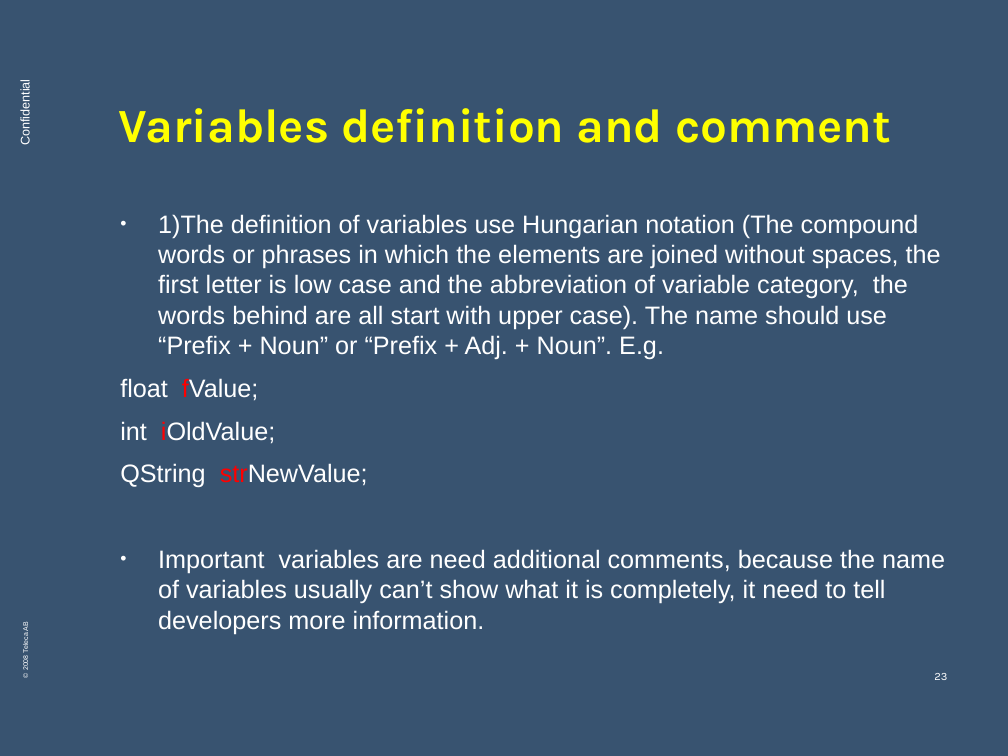
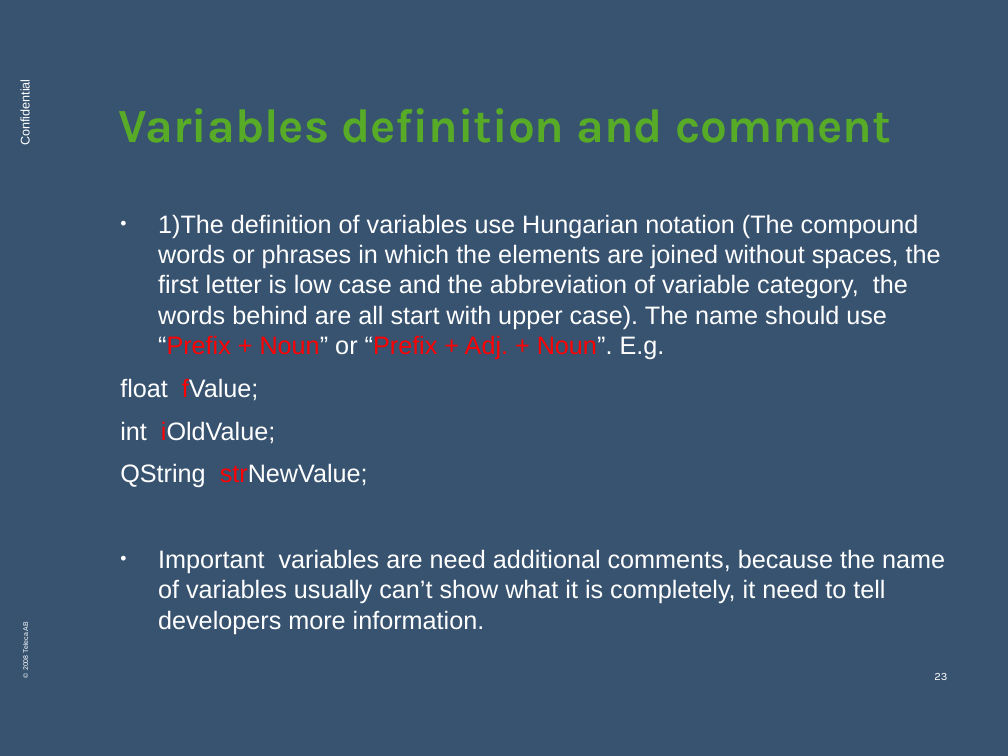
Before and after one commit to kref/mobileim, a slide deck: slide 23 of Personal_modle_file/Johnny_Liu/QT coding convention.ppt. Drawn at 1008x756 pixels with LibreOffice and Linux fonts; fonts in the diff are those of the drawing; background and template pictures are left out. Boxes give left, top, right and bottom in pixels: in the first picture for what was removed or moved away, otherwise in the second. Text is boxed around its words. In the diff, an @@ line names an element or a change of style, - is before the commit and + after.

```diff
--- a/Personal_modle_file/Johnny_Liu/QT coding convention.ppt
+++ b/Personal_modle_file/Johnny_Liu/QT coding convention.ppt
@@ title "Variables definition and comment" at box(119, 108, 891, 143): text colour #FFFF00 to #58AB27 @@
@@ text at box(158, 214, 941, 359): text colour #FFFFFF to #FF0000 in "“Prefix + Noun” “Prefix + Adj. + ..." @@
```
Also in this commit, not shown: 32 other slides changed, 5 other files.
